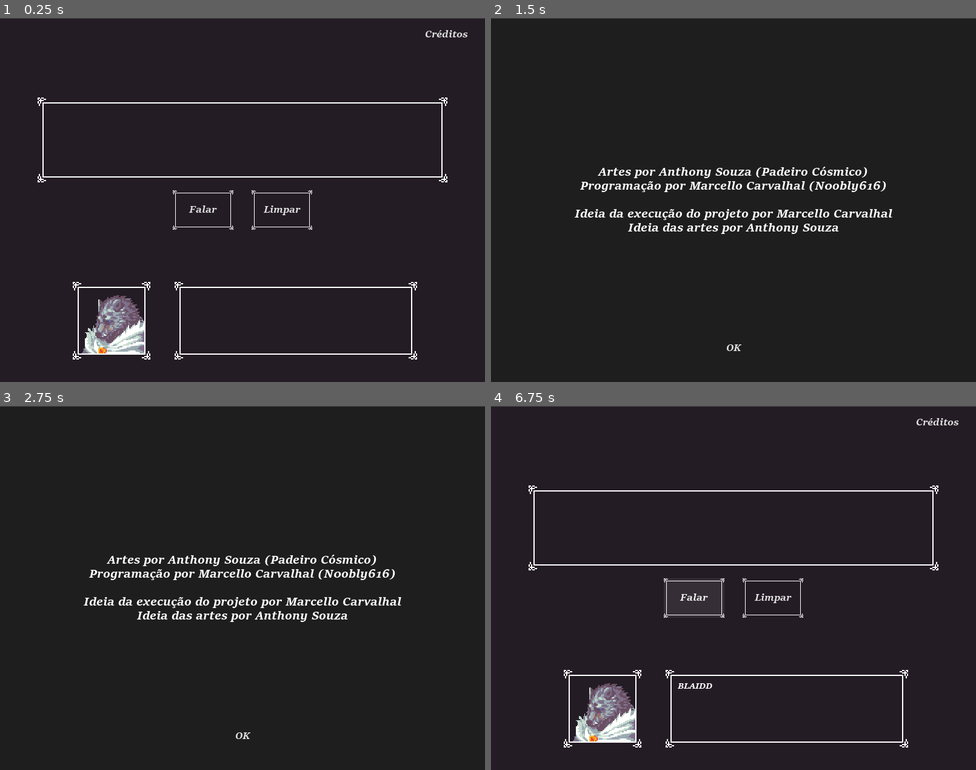
Above: before the commit, frames 1-4 (two rows, left to right).
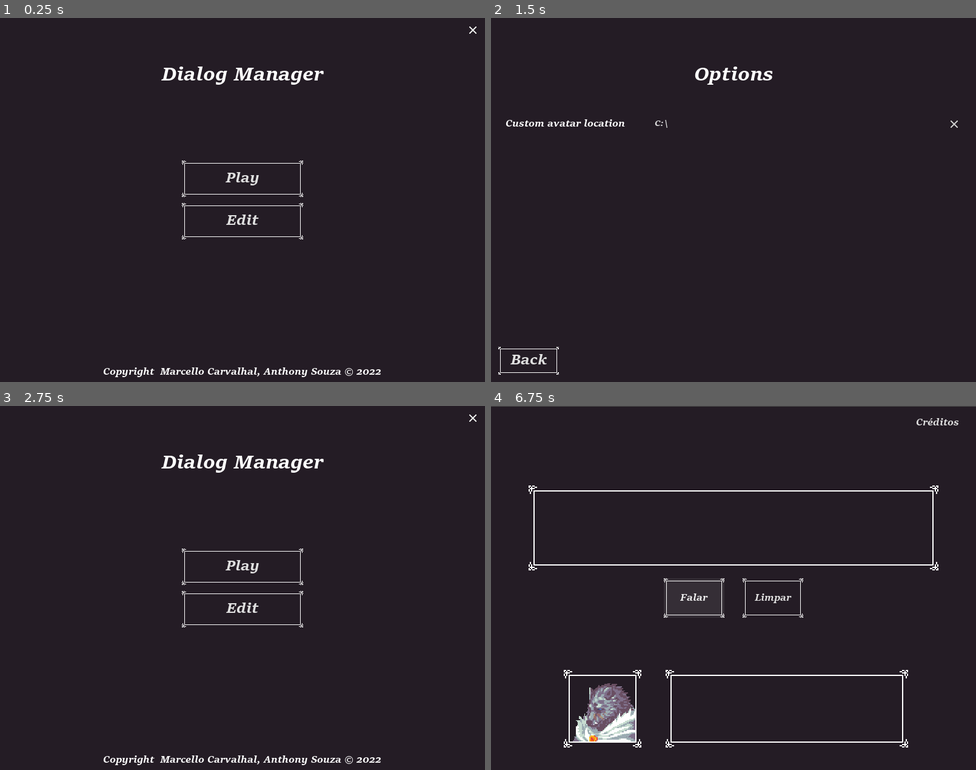
Above: after the commit, the same moments.

Repository: marcelloc97/dialog-manager
Game: Godot game, scene res://src/scenes/Main.tscn
Two runs of this game, one before a commit and one after it. Both use one fixed random seed, a clock stepped at 60 frames per second and the inputs below. Before the commit the project starts from res://UI.tscn. The engine's default icon, where the game draws it, is replaced by a stand-in: a white triangle on a blue panel in a dark square.
Inputs (mouse positions are in pixels of both pictures, inside the frame that each line leads up to):
- Up to frame 1 (0.25 s): no input
- Up to frame 2 (1.5 s): click (966, 28) at 0.52 s; click (733, 221) at 1.25 s, where only the run after the commit has a clickable "Edit"
- Up to frame 3 (2.75 s): click (38, 748) at 2 s, where only the run after the commit has a clickable "Back"
- Up to frame 4 (6.75 s): click (733, 566) at 2.75 s, where only the run after the commit has a clickable "Play"; click (733, 566) at 3.5 s, where only the run after the commit has a clickable "Play"; click (733, 737) at 4.25 s, where only the run before the commit has a clickable "OK"; click (937, 424) at 5 s, where only the run before the commit has a clickable "Créditos"; click (733, 737) at 5.75 s, where only the run before the commit has a clickable "OK"; click (694, 598) at 6.5 s, where only the run before the commit has a clickable "Falar"

The runs differ from the first frame. In frame 1, 5.0% of the frame differs, in the area x 0-100%, y 0-99%; in frame 2, 3.3%; in frame 3, 4.1%; in frame 4, less than 0.1%.

Commit message:
refactor: main menu + options menu + edit scene

Diff:
--- a/project.godot
+++ b/project.godot
@@ -12,7 +12,7 @@
 "base": "TextureButton",
 "class": "CharacterButton",
 "language": "GDScript",
-"path": "res://CharacterButton.gd"
+"path": "res://src/objects/ui/buttons/CharacterButton.gd"
 } ]
 _global_script_class_icons={
 "CharacterButton": ""
@@ -21,12 +21,12 @@
 [application]
 
 config/name="Dialog Manager"
-run/main_scene="res://UI.tscn"
+run/main_scene="res://src/scenes/Main.tscn"
 config/icon="res://assets/images/characters/blaidd-portrait.png"
 
 [autoload]
 
-Constants="*res://Constants.gd"
+Constants="*res://src/scripts/singletons/Constants.gd"
 
 [display]
 
--- a/CharacterButton.tscn
+++ b/src/objects/ui/buttons/CharacterButton.tscn
@@ -1,13 +1,13 @@
 [gd_scene load_steps=6 format=2]
 
-[ext_resource path="res://icon.png" type="Texture" id=1]
-[ext_resource path="res://CharacterButton.gd" type="Script" id=2]
-[ext_resource path="res://assets/fonts/sitka-small-652.ttf" type="DynamicFontData" id=3]
+[ext_resource path="res://assets/fonts/sitka-small-652.ttf" type="DynamicFontData" id=1]
+[ext_resource path="res://src/objects/ui/buttons/CharacterButton.gd" type="Script" id=2]
+[ext_resource path="res://icon.png" type="Texture" id=3]
 
 [sub_resource type="DynamicFont" id=1]
 size = 14
 use_mipmaps = true
-font_data = ExtResource( 3 )
+font_data = ExtResource( 1 )
 
 [sub_resource type="StyleBoxFlat" id=2]
 bg_color = Color( 0, 0, 0, 0.509804 )
--- a/CustomCharacterButton.tscn
+++ b/src/objects/ui/buttons/CustomCharacterButton.tscn
@@ -1,6 +1,6 @@
 [gd_scene load_steps=3 format=2]
 
-[ext_resource path="res://CharacterButton.tscn" type="PackedScene" id=1]
+[ext_resource path="res://src/objects/ui/buttons/CharacterButton.tscn" type="PackedScene" id=1]
 [ext_resource path="res://icon.png" type="Texture" id=2]
 
 [node name="CharacterButton" instance=ExtResource( 1 )]
--- a/PortraitUI.tscn
+++ b/src/objects/ui/buttons/PortraitUI.tscn
@@ -1,8 +1,8 @@
 [gd_scene load_steps=8 format=2]
 
 [ext_resource path="res://assets/images/characters/blaidd-portrait.png" type="Texture" id=1]
-[ext_resource path="res://panel_border.tres" type="StyleBox" id=2]
-[ext_resource path="res://PortraitUI.gd" type="Script" id=3]
+[ext_resource path="res://src/themes/panels/panel_border.tres" type="StyleBox" id=2]
+[ext_resource path="res://src/objects/ui/buttons/PortraitUI.gd" type="Script" id=3]
 
 [sub_resource type="StyleBoxFlat" id=2]
 bg_color = Color( 1, 1, 1, 0.0784314 )
--- a/DialogBoxUI.tscn
+++ b/src/objects/ui/misc/DialogBoxUI.tscn
@@ -1,30 +1,30 @@
 [gd_scene load_steps=6 format=2]
 
-[ext_resource path="res://assets/fonts/sitka-small-652.ttf" type="DynamicFontData" id=1]
-[ext_resource path="res://panel_border.tres" type="StyleBox" id=2]
-[ext_resource path="res://DialogBox.gd" type="Script" id=3]
+[ext_resource path="res://src/themes/panels/panel_border.tres" type="StyleBox" id=1]
+[ext_resource path="res://src/objects/ui/misc/DialogBox.gd" type="Script" id=2]
+[ext_resource path="res://assets/fonts/sitka-small-652.ttf" type="DynamicFontData" id=3]
 
 [sub_resource type="DynamicFont" id=2]
 size = 14
 use_mipmaps = true
-font_data = ExtResource( 1 )
+font_data = ExtResource( 3 )
 
 [sub_resource type="DynamicFont" id=3]
 size = 14
 use_mipmaps = true
-font_data = ExtResource( 1 )
+font_data = ExtResource( 3 )
 
 [node name="DialogBoxUI" type="Control"]
 margin_right = 400.0
 margin_bottom = 64.0
 rect_min_size = Vector2( 0, 128 )
 rect_clip_content = true
-script = ExtResource( 3 )
+script = ExtResource( 2 )
 
 [node name="Panel" type="Panel" parent="."]
 anchor_right = 1.0
 anchor_bottom = 1.0
-custom_styles/panel = ExtResource( 2 )
+custom_styles/panel = ExtResource( 1 )
 
 [node name="CharNameLabel" type="Label" parent="Panel"]
 unique_name_in_owner = true
--- a/CharacterWindow.gd
+++ b/src/objects/ui/windows/CharacterWindow.gd
@@ -13,7 +13,7 @@
 
 
 func _ready():
-	var custom_char = preload("res://CustomCharacterButton.tscn").instance()
+	var custom_char = preload("res://src/objects/ui/buttons/CustomCharacterButton.tscn").instance()
 	custom_char.connect("selected", self, "_on_CharacterButton_selected")
 
 	for id in Constants.CHARACTERS_ID.values():
--- a/CharacterWindow.tscn
+++ b/src/objects/ui/windows/CharacterWindow.tscn
@@ -2,8 +2,8 @@
 
 [ext_resource path="res://assets/fonts/sitka-small-652.ttf" type="DynamicFontData" id=1]
 [ext_resource path="res://assets/images/box.png" type="Texture" id=2]
-[ext_resource path="res://CharacterButton.tscn" type="PackedScene" id=4]
-[ext_resource path="res://CharacterWindow.gd" type="Script" id=6]
+[ext_resource path="res://src/objects/ui/buttons/CharacterButton.tscn" type="PackedScene" id=4]
+[ext_resource path="res://src/objects/ui/windows/CharacterWindow.gd" type="Script" id=6]
 
 [sub_resource type="DynamicFont" id=1]
 size = 14
--- /dev/null
+++ b/src/scenes/Main.tscn
@@ -0,0 +1,7 @@
+[gd_scene load_steps=2 format=2]
+
+[ext_resource path="res://src/scenes/main_menu/MainMenu.tscn" type="PackedScene" id=1]
+
+[node name="Main" type="Node"]
+
+[node name="MainMenu" parent="." instance=ExtResource( 1 )]
--- a/UI.tscn
+++ b/src/scenes/UI.tscn
@@ -1,127 +1,16 @@
-[gd_scene load_steps=31 format=2]
-
-[ext_resource path="res://DialogBoxUI.tscn" type="PackedScene" id=1]
-[ext_resource path="res://CharacterWindow.tscn" type="PackedScene" id=2]
-[ext_resource path="res://PortraitUI.tscn" type="PackedScene" id=3]
-[ext_resource path="res://UI.gd" type="Script" id=4]
+[gd_scene load_steps=12 format=2]
+
+[ext_resource path="res://src/objects/ui/misc/DialogBoxUI.tscn" type="PackedScene" id=1]
+[ext_resource path="res://src/objects/ui/windows/CharacterWindow.tscn" type="PackedScene" id=2]
+[ext_resource path="res://src/objects/ui/buttons/PortraitUI.tscn" type="PackedScene" id=3]
+[ext_resource path="res://src/scenes/UI.gd" type="Script" id=4]
 [ext_resource path="res://assets/fonts/sitka-small-652.ttf" type="DynamicFontData" id=5]
-[ext_resource path="res://assets/images/box.png" type="Texture" id=6]
-[ext_resource path="res://assets/images/close_highlight.png" type="Texture" id=7]
-[ext_resource path="res://panel_border.tres" type="StyleBox" id=8]
-[ext_resource path="res://assets/images/close.png" type="Texture" id=9]
-
-[sub_resource type="DynamicFont" id=7]
-use_mipmaps = true
-font_data = ExtResource( 5 )
-
-[sub_resource type="StyleBoxEmpty" id=13]
-
-[sub_resource type="StyleBoxEmpty" id=1]
-
-[sub_resource type="StyleBoxFlat" id=2]
-bg_color = Color( 1, 1, 1, 0.0784314 )
-
-[sub_resource type="StyleBoxEmpty" id=14]
-
-[sub_resource type="StyleBoxFlat" id=3]
-bg_color = Color( 1, 1, 1, 0.156863 )
-
-[sub_resource type="DynamicFont" id=10]
-use_mipmaps = true
-font_data = ExtResource( 5 )
-
-[sub_resource type="StyleBoxEmpty" id=21]
-
-[sub_resource type="StyleBoxFlat" id=22]
-bg_color = Color( 0.141176, 0.109804, 0.145098, 1 )
-border_width_left = 4
-border_width_top = 4
-border_width_right = 4
-border_width_bottom = 4
-border_color = Color( 0.180392, 0.133333, 0.184314, 0 )
-corner_radius_top_left = 4
-corner_radius_top_right = 4
-corner_radius_bottom_right = 4
-corner_radius_bottom_left = 4
-corner_detail = 12
-anti_aliasing = false
-
-[sub_resource type="StyleBoxFlat" id=23]
-bg_color = Color( 0.141176, 0.109804, 0.145098, 0.54902 )
-border_width_left = 4
-border_width_top = 4
-border_width_right = 4
-border_width_bottom = 4
-border_color = Color( 0.180392, 0.133333, 0.184314, 0 )
-corner_radius_top_left = 4
-corner_radius_top_right = 4
-corner_radius_bottom_right = 4
-corner_radius_bottom_left = 4
-corner_detail = 12
-anti_aliasing = false
-
-[sub_resource type="DynamicFont" id=8]
-size = 14
-use_mipmaps = true
-font_data = ExtResource( 5 )
-
-[sub_resource type="StyleBoxTexture" id=15]
-texture = ExtResource( 6 )
-region_rect = Rect2( 0, 0, 128, 128 )
-margin_left = 15.0
-margin_right = 14.5897
-margin_top = 14.6979
-margin_bottom = 15.0
-
-[sub_resource type="StyleBoxEmpty" id=24]
-
-[sub_resource type="DynamicFont" id=18]
-size = 14
-use_mipmaps = true
-font_data = ExtResource( 5 )
-
-[sub_resource type="StyleBoxFlat" id=19]
-bg_color = Color( 0.180392, 0.133333, 0.184314, 1 )
-border_width_top = 20
-border_color = Color( 0.141176, 0.109804, 0.145098, 1 )
-border_blend = true
-expand_margin_top = 20.0
-
-[sub_resource type="DynamicFont" id=20]
-size = 14
-use_mipmaps = true
-font_data = ExtResource( 5 )
-
-[sub_resource type="Theme" id=5]
-default_font = SubResource( 20 )
-Button/fonts/font = SubResource( 7 )
-Button/styles/disabled = SubResource( 13 )
-Button/styles/focus = SubResource( 1 )
-Button/styles/hover = SubResource( 2 )
-Button/styles/normal = SubResource( 14 )
-Button/styles/pressed = SubResource( 3 )
-Label/fonts/font = SubResource( 10 )
-LineEdit/icons/clear = ExtResource( 9 )
-LineEdit/styles/focus = SubResource( 21 )
-LineEdit/styles/normal = SubResource( 22 )
-LineEdit/styles/read_only = SubResource( 23 )
-TextEdit/colors/background_color = Color( 0, 0, 0, 0 )
-TextEdit/fonts/font = SubResource( 8 )
-TextEdit/styles/normal = SubResource( 15 )
-Tree/styles/bg = SubResource( 22 )
-Tree/styles/bg_focus = SubResource( 24 )
-WindowDialog/colors/title_color = Color( 1, 1, 1, 1 )
-WindowDialog/fonts/title_font = SubResource( 18 )
-WindowDialog/icons/close = ExtResource( 9 )
-WindowDialog/icons/close_highlight = ExtResource( 7 )
-WindowDialog/styles/panel = SubResource( 19 )
+[ext_resource path="res://src/themes/DefaultTheme.tres" type="Theme" id=6]
+[ext_resource path="res://src/themes/fonts/TitleLabelFont.tres" type="DynamicFont" id=7]
+[ext_resource path="res://src/themes/panels/panel_border.tres" type="StyleBox" id=8]
 
 [sub_resource type="StyleBoxFlat" id=17]
 bg_color = Color( 0.117647, 0.117647, 0.117647, 0.862745 )
-
-[sub_resource type="DynamicFont" id=25]
-size = 32
-font_data = ExtResource( 5 )
 
 [sub_resource type="StyleBoxFlat" id=9]
 bg_color = Color( 0.117647, 0.117647, 0.117647, 1 )
@@ -135,7 +24,7 @@
 anchor_bottom = 1.0
 margin_top = 1.0
 margin_bottom = 1.0
-theme = SubResource( 5 )
+theme = ExtResource( 6 )
 script = ExtResource( 4 )
 
 [node name="ColorRect" type="ColorRect" parent="."]
@@ -239,7 +128,6 @@
 
 [node name="CharacterSelect" type="Control" parent="."]
 unique_name_in_owner = true
-visible = false
 anchor_right = 1.0
 anchor_bottom = 1.0
 
@@ -252,7 +140,7 @@
 anchor_right = 1.0
 margin_top = 61.0
 margin_bottom = 132.0
-custom_fonts/font = SubResource( 25 )
+custom_fonts/font = ExtResource( 7 )
 text = "Selecione o personagem"
 align = 1
 valign = 1
--- /dev/null
+++ b/src/scenes/main_menu/MainMenu.gd
@@ -0,0 +1,12 @@
+extends Control
+
+var options_menu = preload("res://src/scenes/options_menu/OptionsMenu.tscn").instance()
+var edit_scene = preload("res://src/scenes/UI.tscn").instance()
+
+
+func _on_OptionsButton_pressed():
+	get_node("/root/Main").add_child(options_menu)
+
+func _on_EditButton_pressed():
+	get_node("/root/Main").add_child(edit_scene)
+	get_node("/root/Main").remove_child(self)
--- /dev/null
+++ b/src/scenes/main_menu/MainMenu.tscn
@@ -0,0 +1,133 @@
+[gd_scene load_steps=11 format=2]
+
+[ext_resource path="res://src/themes/fonts/MainButtonFont.tres" type="DynamicFont" id=1]
+[ext_resource path="res://src/themes/fonts/NormalLabelFont.tres" type="DynamicFont" id=2]
+[ext_resource path="res://assets/images/box.png" type="Texture" id=3]
+[ext_resource path="res://src/scenes/main_menu/MainMenu.gd" type="Script" id=4]
+[ext_resource path="res://src/themes/fonts/TitleLabelFont.tres" type="DynamicFont" id=5]
+[ext_resource path="res://assets/images/close_highlight.png" type="Texture" id=6]
+[ext_resource path="res://assets/images/close.png" type="Texture" id=7]
+[ext_resource path="res://src/themes/DefaultTheme.tres" type="Theme" id=8]
+
+[sub_resource type="StyleBoxTexture" id=1]
+texture = ExtResource( 3 )
+region_rect = Rect2( 0, 0, 128, 128 )
+margin_left = 15.0
+margin_right = 15.0
+margin_top = 15.0
+margin_bottom = 15.0
+
+[sub_resource type="StyleBoxFlat" id=2]
+bg_color = Color( 0.0784314, 0.0784314, 0.0784314, 0.627451 )
+
+[node name="MainMenu" type="Control"]
+anchor_right = 1.0
+anchor_bottom = 1.0
+theme = ExtResource( 8 )
+script = ExtResource( 4 )
+
+[node name="Background" type="ColorRect" parent="."]
+anchor_right = 1.0
+anchor_bottom = 1.0
+color = Color( 0.141176, 0.109804, 0.145098, 1 )
+__meta__ = {
+"_edit_lock_": true
+}
+
+[node name="TitleLabel" type="Label" parent="."]
+anchor_right = 1.0
+margin_top = 48.0
+margin_bottom = 142.0
+custom_fonts/font = ExtResource( 5 )
+text = "Dialog Manager"
+align = 1
+valign = 1
+
+[node name="OptionsButton" type="TextureButton" parent="."]
+anchor_left = 1.0
+anchor_right = 1.0
+margin_left = -28.0
+margin_top = 12.0
+margin_right = -12.0
+margin_bottom = 28.0
+texture_normal = ExtResource( 7 )
+texture_hover = ExtResource( 6 )
+
+[node name="Buttons" type="VBoxContainer" parent="."]
+anchor_left = 0.5
+anchor_top = 0.5
+anchor_right = 0.5
+anchor_bottom = 0.5
+margin_left = -100.0
+margin_top = -77.0
+margin_right = 100.0
+margin_bottom = 77.0
+custom_constants/separation = 10
+alignment = 1
+
+[node name="PlayButton" type="Button" parent="Buttons"]
+margin_top = 12.0
+margin_right = 200.0
+margin_bottom = 72.0
+rect_min_size = Vector2( 0, 60 )
+custom_fonts/font = ExtResource( 1 )
+text = "Play"
+
+[node name="Panel" type="Panel" parent="Buttons/PlayButton"]
+anchor_right = 1.0
+anchor_bottom = 1.0
+mouse_filter = 2
+custom_styles/panel = SubResource( 1 )
+
+[node name="EditButton" type="Button" parent="Buttons"]
+margin_top = 82.0
+margin_right = 200.0
+margin_bottom = 142.0
+rect_min_size = Vector2( 0, 60 )
+custom_fonts/font = ExtResource( 1 )
+text = "Edit"
+
+[node name="Panel" type="Panel" parent="Buttons/EditButton"]
+anchor_right = 1.0
+anchor_bottom = 1.0
+mouse_filter = 2
+custom_styles/panel = SubResource( 1 )
+
+[node name="CopyrightLabel" type="Label" parent="."]
+anchor_top = 1.0
+anchor_right = 1.0
+anchor_bottom = 1.0
+margin_top = -33.0
+custom_fonts/font = ExtResource( 2 )
+text = "Copyright  Marcello Carvalhal, Anthony Souza © 2022"
+align = 1
+valign = 1
+__meta__ = {
+"_edit_lock_": true
+}
+
+[node name="ConfirmExit" type="Control" parent="."]
+visible = false
+anchor_right = 1.0
+anchor_bottom = 1.0
+
+[node name="Panel" type="Panel" parent="ConfirmExit"]
+anchor_right = 1.0
+anchor_bottom = 1.0
+custom_styles/panel = SubResource( 2 )
+
+[node name="ConfirmationDialog" type="ConfirmationDialog" parent="ConfirmExit"]
+anchor_left = 0.5
+anchor_top = 0.5
+anchor_right = 0.5
+anchor_bottom = 0.5
+margin_left = -100.0
+margin_top = -35.0
+margin_right = 100.0
+margin_bottom = 35.0
+popup_exclusive = true
+dialog_text = "Really want to exit?"
+dialog_hide_on_ok = false
+
+[connection signal="pressed" from="OptionsButton" to="." method="_on_OptionsButton_pressed"]
+[connection signal="pressed" from="Buttons/EditButton" to="." method="_on_EditButton_pressed"]
--- /dev/null
+++ b/src/scenes/options_menu/OptionsMenu.gd
@@ -0,0 +1,6 @@
+extends Control
+
+
+
+func _on_BackButton_pressed():
+	get_node("/root/Main").remove_child(self)
--- /dev/null
+++ b/src/scenes/options_menu/OptionsMenu.tscn
@@ -0,0 +1,89 @@
+[gd_scene load_steps=7 format=2]
+
+[ext_resource path="res://src/themes/fonts/MainButtonFont.tres" type="DynamicFont" id=1]
+[ext_resource path="res://assets/images/box.png" type="Texture" id=2]
+[ext_resource path="res://src/scenes/options_menu/OptionsMenu.gd" type="Script" id=3]
+[ext_resource path="res://src/themes/fonts/TitleLabelFont.tres" type="DynamicFont" id=4]
+[ext_resource path="res://src/themes/DefaultTheme.tres" type="Theme" id=5]
+
+[sub_resource type="StyleBoxTexture" id=1]
+texture = ExtResource( 2 )
+region_rect = Rect2( 0, 0, 128, 128 )
+margin_left = 15.0
+margin_right = 15.0
+margin_top = 15.0
+margin_bottom = 15.0
+
+[node name="OptionsMenu" type="Control"]
+anchor_right = 1.0
+anchor_bottom = 1.0
+rect_pivot_offset = Vector2( -538, -61 )
+theme = ExtResource( 5 )
+script = ExtResource( 3 )
+
+[node name="Background" type="ColorRect" parent="."]
+anchor_right = 1.0
+anchor_bottom = 1.0
+color = Color( 0.141176, 0.109804, 0.145098, 1 )
+__meta__ = {
+"_edit_lock_": true
+}
+
+[node name="TitleLabel" type="Label" parent="."]
+anchor_right = 1.0
+margin_top = 48.0
+margin_bottom = 142.0
+custom_fonts/font = ExtResource( 4 )
+text = "Options"
+align = 1
+valign = 1
+
+[node name="Options" type="VBoxContainer" parent="."]
+anchor_left = 0.03
+anchor_top = 0.271667
+anchor_right = 0.97
+anchor_bottom = 0.873333
+custom_constants/separation = 10
+__meta__ = {
+"_edit_use_anchors_": true
+}
+
+[node name="HSplitContainer" type="HSplitContainer" parent="Options"]
+margin_right = 752.0
+margin_bottom = 24.0
+dragger_visibility = 1
+
+[node name="Label" type="Label" parent="Options/HSplitContainer"]
+margin_right = 230.0
+margin_bottom = 24.0
+rect_min_size = Vector2( 230, 24 )
+text = "Custom avatar location"
+valign = 1
+clip_text = true
+
+[node name="LineEdit" type="LineEdit" parent="Options/HSplitContainer"]
+margin_left = 242.0
+margin_right = 752.0
+margin_bottom = 24.0
+text = "C:\\"
+clear_button_enabled = true
+caret_blink = true
+
+[node name="BackButton" type="Button" parent="."]
+anchor_top = 1.0
+anchor_bottom = 1.0
+margin_left = 12.0
+margin_top = -58.0
+margin_right = 112.0
+margin_bottom = -12.0
+rect_min_size = Vector2( 100, 46 )
+custom_fonts/font = ExtResource( 1 )
+text = "Back"
+
+[node name="Panel" type="Panel" parent="BackButton"]
+anchor_right = 1.0
+anchor_bottom = 1.0
+mouse_filter = 2
+custom_styles/panel = SubResource( 1 )
+
+[connection signal="pressed" from="BackButton" to="." method="_on_BackButton_pressed"]
--- /dev/null
+++ b/src/scripts/singletons/ProgramManager.gd
@@ -0,0 +1 @@
+extends Node
--- /dev/null
+++ b/src/themes/DefaultTheme.tres
@@ -0,0 +1,112 @@
+[gd_resource type="Theme" load_steps=21 format=2]
+
+[ext_resource path="res://assets/images/close_highlight.png" type="Texture" id=1]
+[ext_resource path="res://assets/images/close.png" type="Texture" id=2]
+[ext_resource path="res://assets/fonts/sitka-small-652.ttf" type="DynamicFontData" id=3]
+[ext_resource path="res://assets/images/box.png" type="Texture" id=4]
+
+[sub_resource type="DynamicFont" id=7]
+use_mipmaps = true
+font_data = ExtResource( 3 )
+
+[sub_resource type="StyleBoxEmpty" id=13]
+
+[sub_resource type="StyleBoxEmpty" id=1]
+
+[sub_resource type="StyleBoxFlat" id=2]
+bg_color = Color( 1, 1, 1, 0.0784314 )
+
+[sub_resource type="StyleBoxEmpty" id=14]
+
+[sub_resource type="StyleBoxFlat" id=3]
+bg_color = Color( 1, 1, 1, 0.156863 )
+
+[sub_resource type="DynamicFont" id=10]
+use_mipmaps = true
+font_data = ExtResource( 3 )
+
+[sub_resource type="StyleBoxEmpty" id=21]
+
+[sub_resource type="StyleBoxFlat" id=22]
+bg_color = Color( 0.141176, 0.109804, 0.145098, 1 )
+border_width_left = 4
+border_width_top = 4
+border_width_right = 4
+border_width_bottom = 4
+border_color = Color( 0.180392, 0.133333, 0.184314, 0 )
+corner_radius_top_left = 4
+corner_radius_top_right = 4
+corner_radius_bottom_right = 4
+corner_radius_bottom_left = 4
+corner_detail = 12
+anti_aliasing = false
+
+[sub_resource type="StyleBoxFlat" id=23]
+bg_color = Color( 0.141176, 0.109804, 0.145098, 0.54902 )
+border_width_left = 4
+border_width_top = 4
+border_width_right = 4
+border_width_bottom = 4
+border_color = Color( 0.180392, 0.133333, 0.184314, 0 )
+corner_radius_top_left = 4
+corner_radius_top_right = 4
+corner_radius_bottom_right = 4
+corner_radius_bottom_left = 4
+corner_detail = 12
+anti_aliasing = false
+
+[sub_resource type="DynamicFont" id=8]
+size = 14
+use_mipmaps = true
+font_data = ExtResource( 3 )
+
+[sub_resource type="StyleBoxTexture" id=15]
+texture = ExtResource( 4 )
+region_rect = Rect2( 0, 0, 128, 128 )
+margin_left = 15.0
+margin_right = 14.5897
+margin_top = 14.6979
+margin_bottom = 15.0
+
+[sub_resource type="StyleBoxEmpty" id=24]
+
+[sub_resource type="DynamicFont" id=18]
+size = 14
+use_mipmaps = true
+font_data = ExtResource( 3 )
+
+[sub_resource type="StyleBoxFlat" id=19]
+bg_color = Color( 0.180392, 0.133333, 0.184314, 1 )
+border_width_top = 20
+border_color = Color( 0.141176, 0.109804, 0.145098, 1 )
+border_blend = true
+expand_margin_top = 20.0
+
+[sub_resource type="DynamicFont" id=20]
+size = 14
+use_mipmaps = true
+font_data = ExtResource( 3 )
+
+[resource]
+default_font = SubResource( 20 )
+Button/fonts/font = SubResource( 7 )
+Button/styles/disabled = SubResource( 13 )
+Button/styles/focus = SubResource( 1 )
+Button/styles/hover = SubResource( 2 )
+Button/styles/normal = SubResource( 14 )
+Button/styles/pressed = SubResource( 3 )
+Label/fonts/font = SubResource( 10 )
+LineEdit/icons/clear = ExtResource( 2 )
+LineEdit/styles/focus = SubResource( 21 )
+LineEdit/styles/normal = SubResource( 22 )
+LineEdit/styles/read_only = SubResource( 23 )
+TextEdit/colors/background_color = Color( 0, 0, 0, 0 )
+TextEdit/fonts/font = SubResource( 8 )
+TextEdit/styles/normal = SubResource( 15 )
+Tree/styles/bg = SubResource( 22 )
+Tree/styles/bg_focus = SubResource( 24 )
+WindowDialog/colors/title_color = Color( 1, 1, 1, 1 )
+WindowDialog/fonts/title_font = SubResource( 18 )
+WindowDialog/icons/close = ExtResource( 2 )
+WindowDialog/icons/close_highlight = ExtResource( 1 )
+WindowDialog/styles/panel = SubResource( 19 )
--- /dev/null
+++ b/src/themes/fonts/MainButtonFont.tres
@@ -0,0 +1,7 @@
+[gd_resource type="DynamicFont" load_steps=2 format=2]
+
+[ext_resource path="res://assets/fonts/sitka-small-652.ttf" type="DynamicFontData" id=1]
+
+[resource]
+size = 24
+font_data = ExtResource( 1 )
--- /dev/null
+++ b/src/themes/fonts/NormalLabelFont.tres
@@ -0,0 +1,6 @@
+[gd_resource type="DynamicFont" load_steps=2 format=2]
+
+[ext_resource path="res://assets/fonts/sitka-small-652.ttf" type="DynamicFontData" id=1]
+
+[resource]
+font_data = ExtResource( 1 )
--- /dev/null
+++ b/src/themes/fonts/TitleLabelFont.tres
@@ -0,0 +1,8 @@
+[gd_resource type="DynamicFont" load_steps=2 format=2]
+
+[ext_resource path="res://assets/fonts/sitka-small-652.ttf" type="DynamicFontData" id=1]
+
+[resource]
+size = 32
+use_mipmaps = true
+font_data = ExtResource( 1 )
Renamed: CharacterButton.gd -> src/objects/ui/buttons/CharacterButton.gd
Not shown: 1 places in src/objects/ui/buttons/CharacterButton.tscn that only renumber resources
Renamed: PortraitUI.gd -> src/objects/ui/buttons/PortraitUI.gd
Renamed: DialogBox.gd -> src/objects/ui/misc/DialogBox.gd
Renamed: UI.gd -> src/scenes/UI.gd
Renamed: Constants.gd -> src/scripts/singletons/Constants.gd
Renamed: Blur.tres -> src/shaders/Blur.tres
Renamed: panel_border.tres -> src/themes/panels/panel_border.tres
